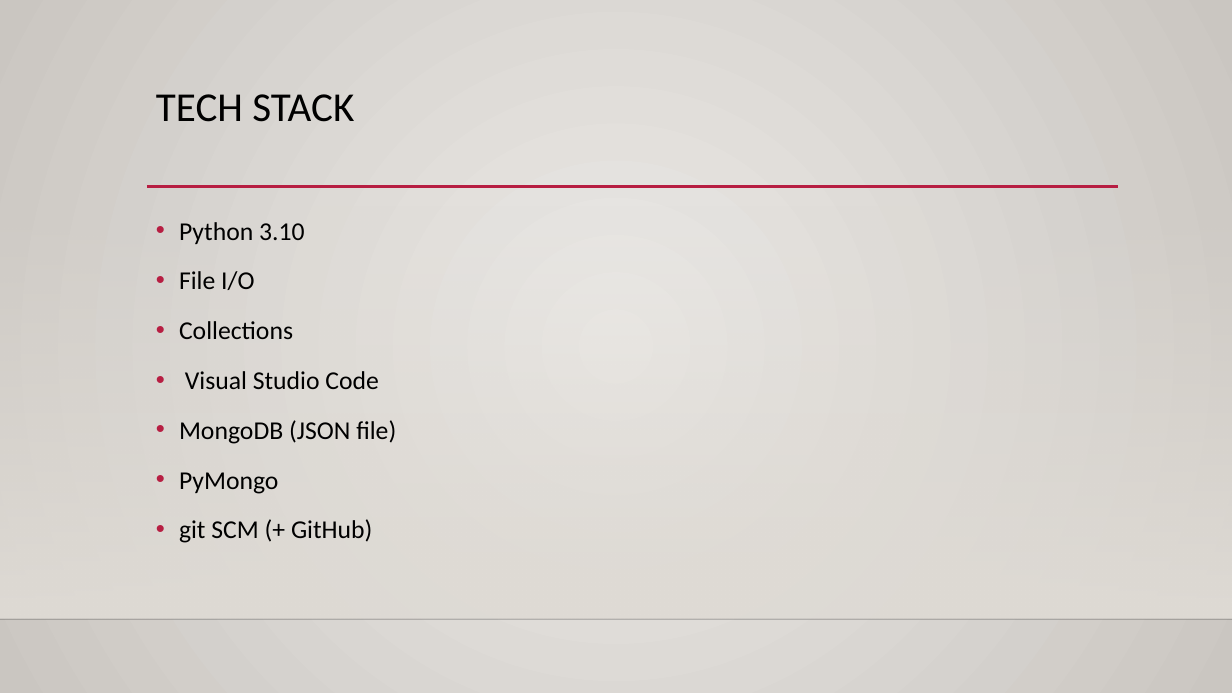
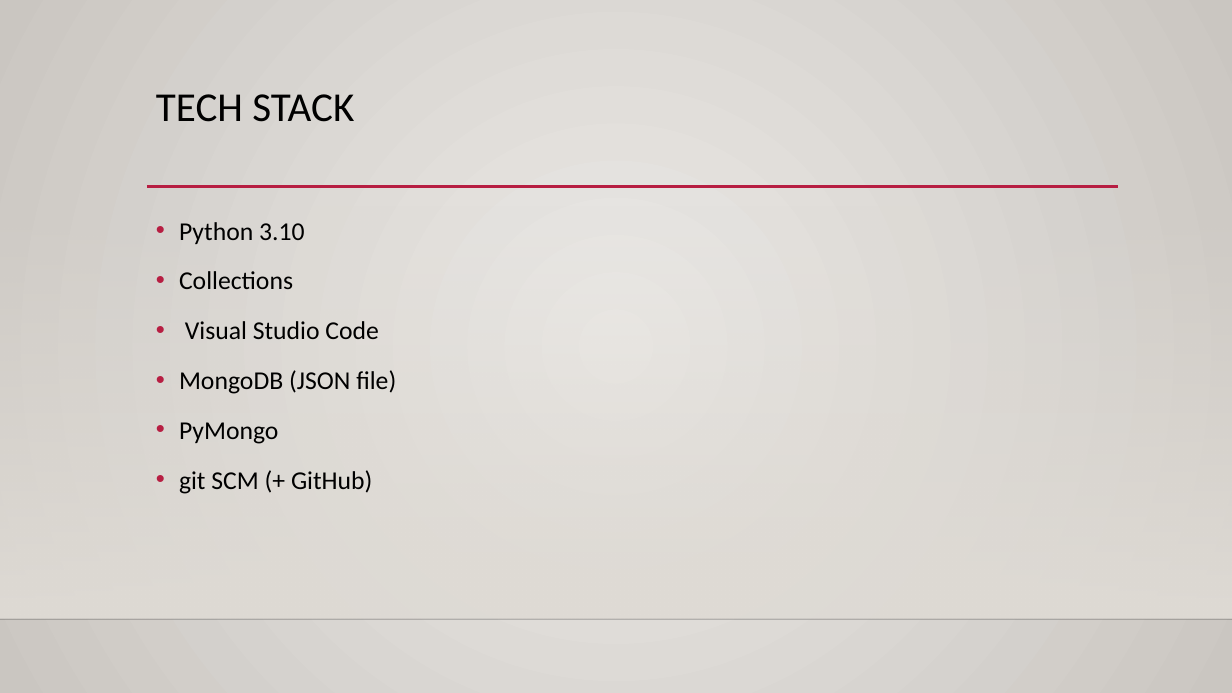
Before and after one commit to Carlos-Quarterman/TestP1, a slide deck: slide 3 of Banking Application Presentation.pptx. Drawn at 1232x693 pixels with LibreOffice and Linux fonts; fonts in the diff are those of the drawing; background and template pictures are left out. Boxes give left, top, right and bottom in pixels: in the first picture for what was removed or moved away, otherwise in the second. Text is boxed around its words. In the diff, an @@ line names an element or a change of style, - is before the commit and + after.

```diff
--- a/Banking Application Presentation.pptx
+++ b/Banking Application Presentation.pptx
@@ text at box(179, 271, 254, 290): paragraph removed @@
-• File I/O
```
Also in this commit, not shown: 1 other file.
